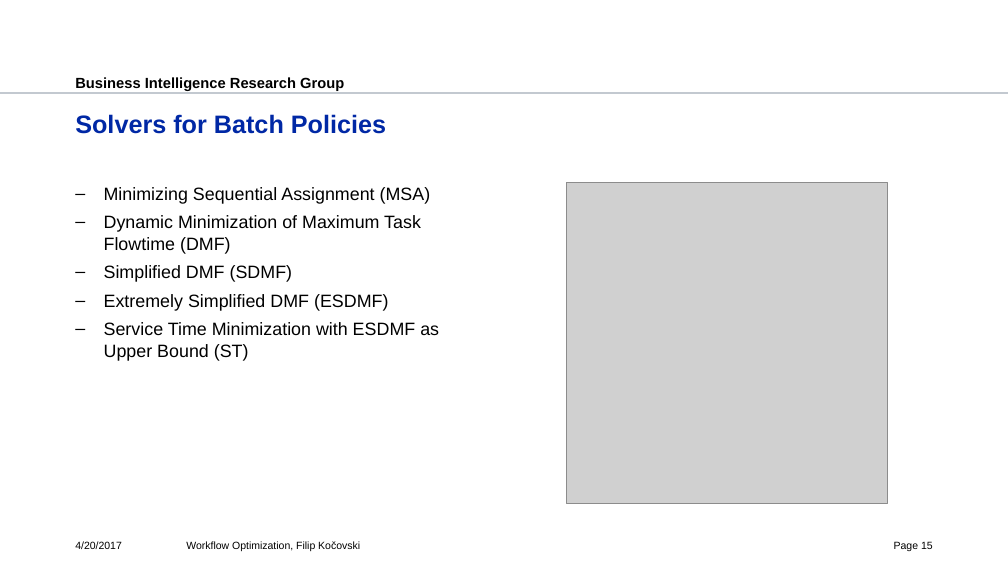
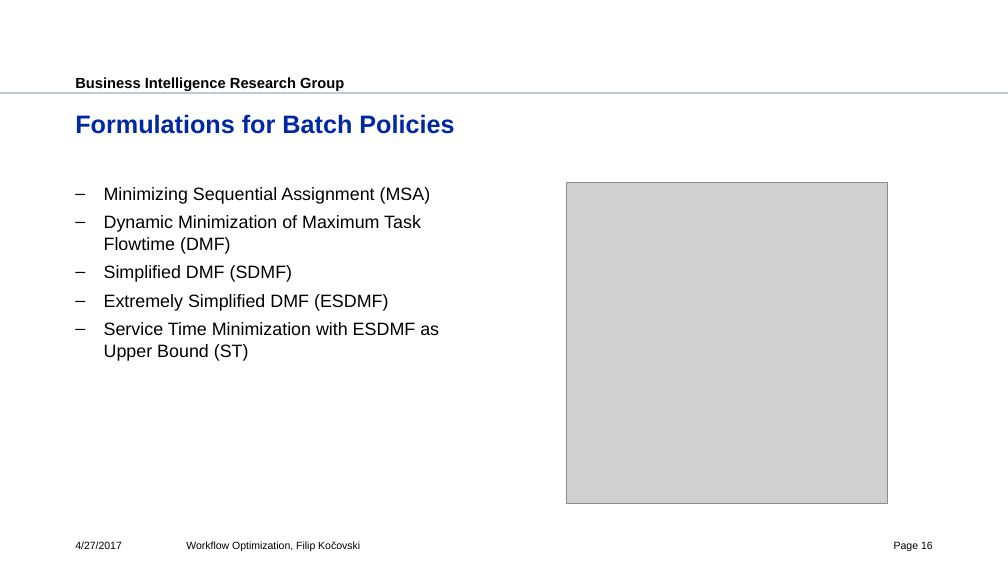
Before and after one commit to fkocovski/mt_presentation, a slide deck: slide 16 of Workflow Optimization.pptx (slide 15 before the commit). Drawn at 1008x567 pixels with LibreOffice and Linux fonts; fonts in the diff are those of the drawing; grey boxes stand for pictures; background and template pictures are left out. Boxes give left, top, right and bottom in pixels: in the first picture for what was removed or moved away, otherwise in the second. Text is boxed around its words. In the diff, an @@ line names an element or a change of style, - is before the commit and + after.

```diff
--- a/Workflow Optimization.pptx
+++ b/Workflow Optimization.pptx
@@ title at [75, 114, 454, 134]: text changed @@
-Solvers for Batch Policies
+Formulations for Batch Policies
@@ text at [75, 541, 122, 549]: text changed @@
-4/20/2017
+4/27/2017
@@ page number at [894, 541, 933, 551]: text changed @@
-Page 15
+Page 16
```
Also in this commit, not shown: 33 other slides changed, 1 slide added.
